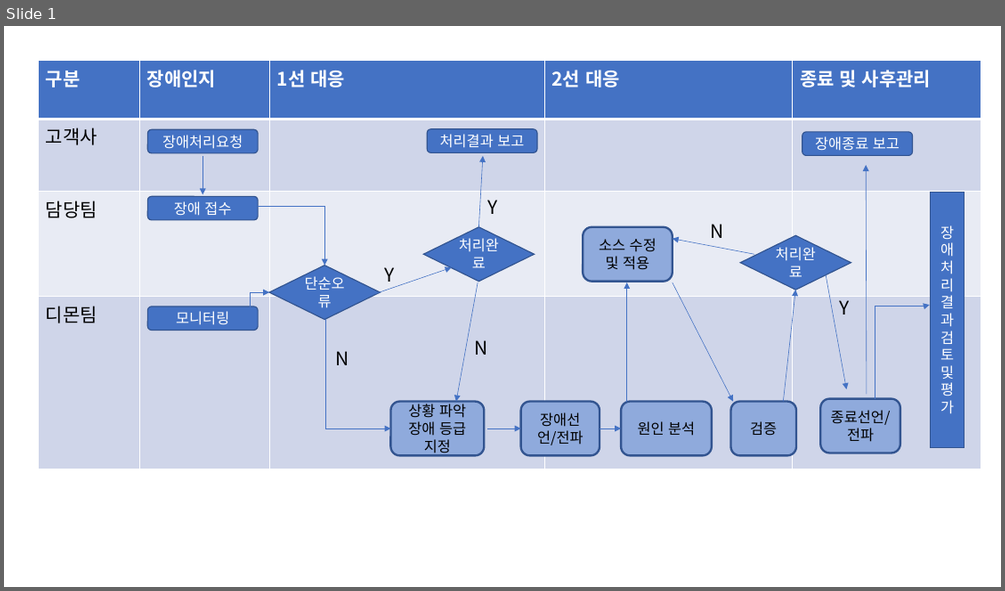
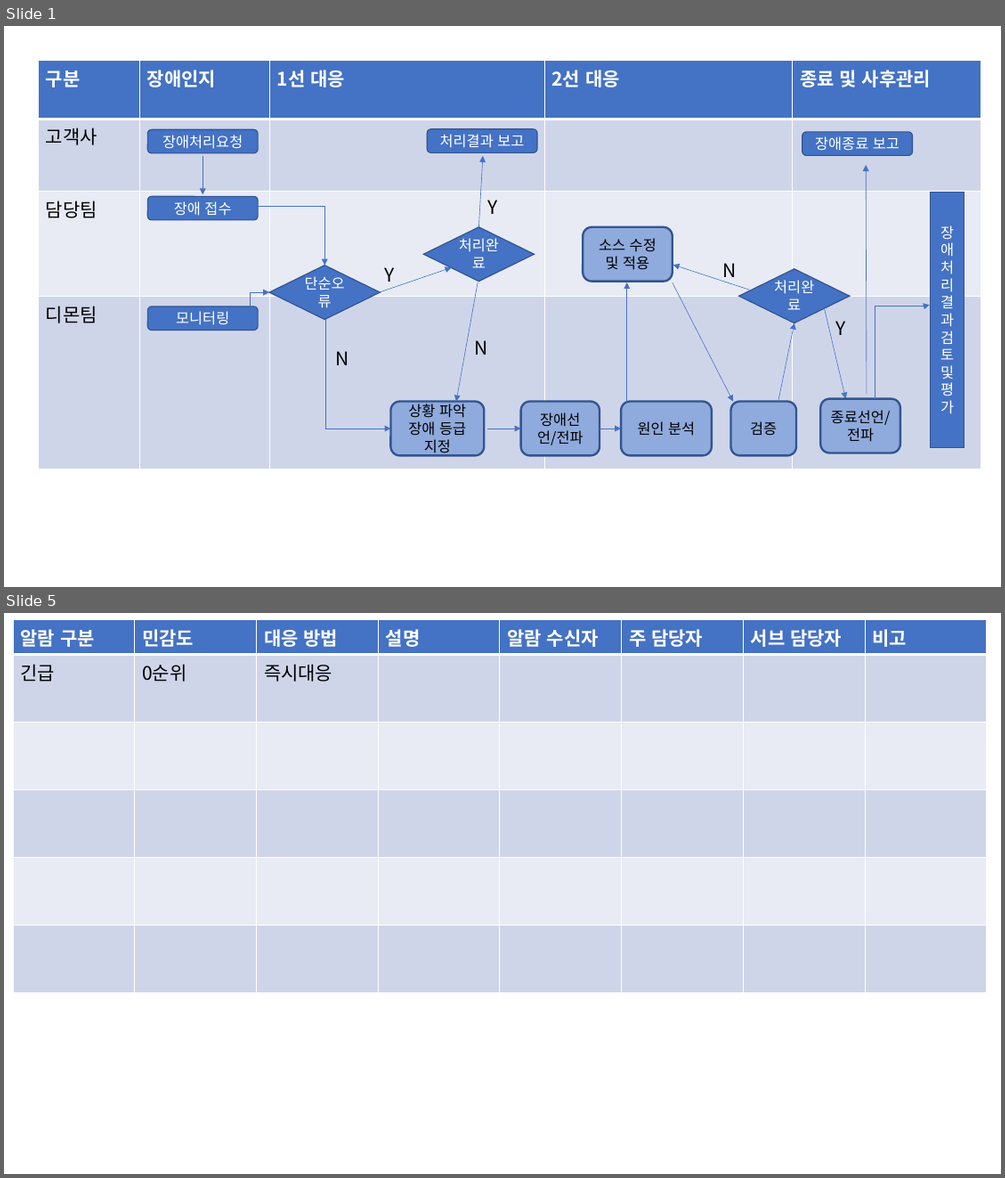
Before and after one commit to kwicmanual/kwicmanual.github.io, a slide deck: 매뉴얼.pptx. Shown one above the other, each under a label of ours: slide 1 before the commit, slides 1 and 5 after it; the slides between them are not shown. The pictures are 1005x591 and 1005x1178 pixels, drawn with LibreOffice and Linux fonts; fonts in the diff are those of the drawing. Boxes give left, top, right and bottom in pixels: in the first picture for what was removed or moved away, otherwise in the second. Text is boxed around its words. In the diff, an @@ line names an element or a change of style, - is before the commit and + after.

```diff
--- a/매뉴얼.pptx
+++ b/매뉴얼.pptx
@@ slide 5 added at (4,613,1001,1174), background #FFFFFF @@
@@ table added at (13,620,988,989), 6 rows, 8 columns @@
+알람 구분 | 민감도 | 대응 방법 | 설명 | 알람 수신자 | 주 담당자 | 서브 담당자 | 비고
+긴급 | 0순위 | 즉시대응 |  |  |  |  | 
+ |  |  |  |  |  |  | 
+ |  |  |  |  |  |  | 
+ |  |  |  |  |  |  | 
+ |  |  |  |  |  |  | 
@@ slide 1 changed as well @@
@@ arrow moved from (755, 254) - (672, 239) to (750, 290) - (673, 265) @@
@@ text "N" rewrapped from (710,224,723,238) to (722,263,736,281) @@
@@ diamond "처리완료": place and size @@
-diamond "처리완료" at (741,235,851,289)
+diamond "처리완료" at (739,269,850,323)
@@ arrow moved from (825, 275) - (847, 389) to (825, 308) - (846, 398) @@
@@ text "Y": place and size @@
-text "Y" at (840,300,850,314)
+text "Y" at (835,321,845,335)
@@ arrow moved from (783, 402) - (796, 290) to (778, 402) - (794, 323) @@
```
Also in this commit, not shown: 3 other slides added, 34 other files.
